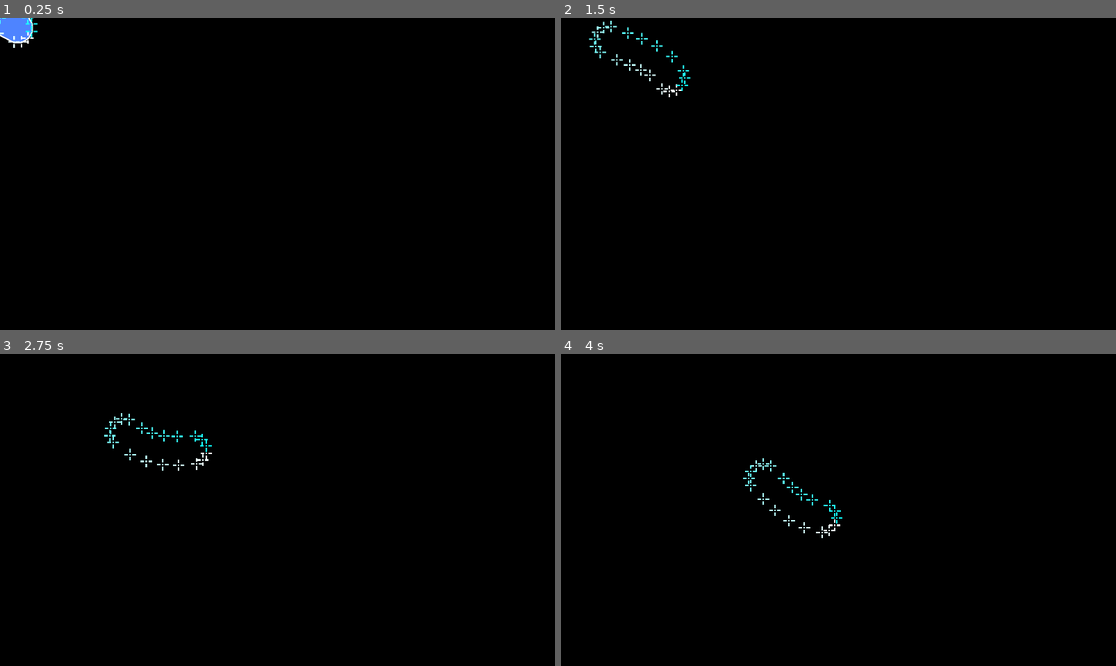
Above: before the commit, frames 1-4 (two rows, left to right).
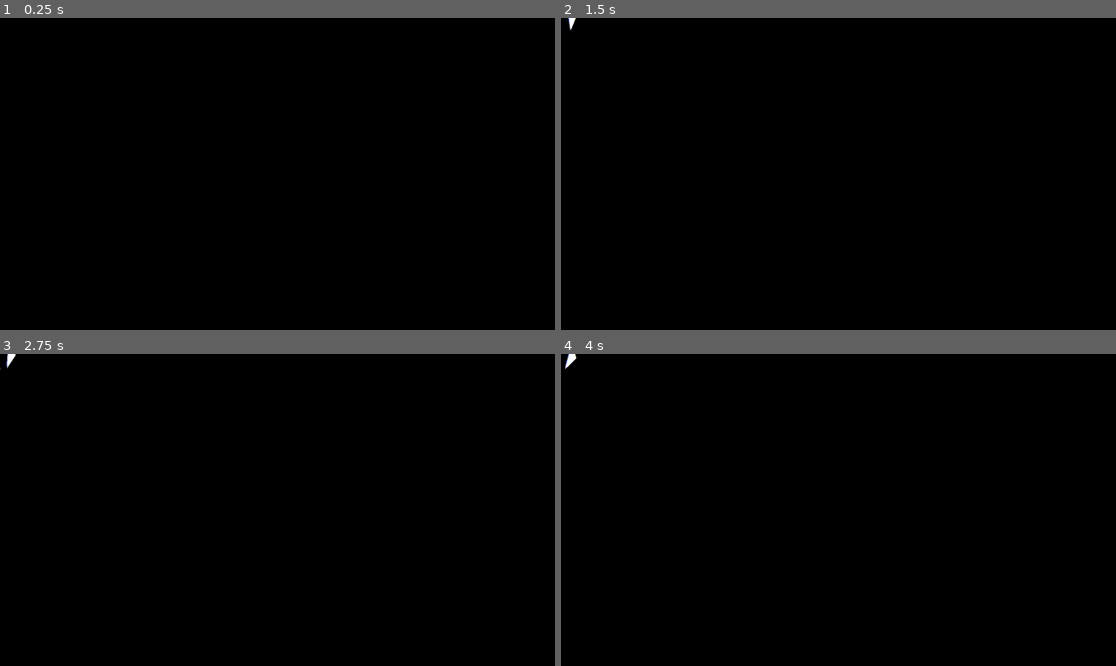
Above: after the commit, the same moments.

Repository: weedleeedle/worm-game
Game: Godot game, scene res://scene/test_scene/test_scene.tscn
The game is run twice, just before and just after one commit, with the same random seed, the same clock (stepped at 60 frames per second) and the same inputs.
Inputs (mouse positions are in pixels of both pictures, inside the frame that each line leads up to):
- Up to frame 1 (0.25 s): no input
- Up to frame 2 (1.5 s): move the mouse to (960, 158) at 0.52 s; move the mouse to (727, 189) at 1.27 s
- Up to frame 3 (2.75 s): move the mouse to (333, 441) at 2.02 s
- Up to frame 4 (4 s): move the mouse to (810, 572) at 2.77 s; move the mouse to (1005, 556) at 3.52 s

The runs differ from the first frame. In frame 1, 0.5% of the frame differs, in the area x 0-7%, y 0-10%; in frame 2, 0.4%; in frame 3, 0.4%; in frame 4, 0.4%.

Commit message:
Redid body rendering.
Body will now be drawn a sequence of polygons instead of just one.

This process isn't entirely working yet. Sometimes the polygons generate
wrong. We'll come back and fix it later, I'm sure.

Diff:
--- a/component/body_debug_renderer/body_debug_renderer.gd
+++ b/component/body_debug_renderer/body_debug_renderer.gd
@@ -11,10 +11,13 @@
 var num_points := -1
 
 func _process(delta: float) -> void:
+	return
+
+	# Ignore all of this for now lmao
 	if body_renderer == null:
 		return
 
-	var points := body_renderer.fill_points
+	var points = body_renderer.fill_points
 	# Figure out how many points we have and generate our points if we haven't yet
 	if num_points == -1:
 		num_points = points.size()
--- a/component/body_renderer/body_renderer.gd
+++ b/component/body_renderer/body_renderer.gd
@@ -4,6 +4,7 @@
 
 ## How many points to put on the head and tail. This number is doubled for raisins.
 static var END_RESOLUTION: int = 3
+static var ANGLE_INCREMENT: float = deg_to_rad(180.0/END_RESOLUTION)
 
 @export var outline_color: Color
 @export var fill_color: Color
@@ -14,9 +15,6 @@
 #@onready var fill_shape: Polygon2D = $FillShape
 #@onready var outline_shape: Polygon2D = $OutlineShape
 
-var fill_points: PackedVector2Array
-var outline_points: PackedVector2Array
-
 func _ready() -> void:
 	pass
 	#fill_shape.color = fill_color
@@ -26,71 +24,85 @@
 	if body == null:
 		return
 
-	fill_points = add_segment_points_head(body, 0)
-	outline_points = add_segment_points_head(body, outline_width)
+	#fill_points = add_segment_points_head(body, 0)
+	#outline_points = add_segment_points_head(body, outline_width)
 	queue_redraw()
 
 func _draw() -> void:
-	if !outline_points.is_empty():
-		draw_colored_polygon(outline_points, outline_color)
+	draw_segment_head(body)
 
-	if !fill_points.is_empty():
-		draw_colored_polygon(fill_points, fill_color)
+func draw_segment_head(segment: BodySegment) -> void:
 
-static func add_segment_points_recursive(segment: BodySegment, radius_offset: float, starting_points: PackedVector2Array, ending_points: PackedVector2Array) -> void:
+	var head_vector: Vector2
+	# If we ever have a one-segment body, we gotta do things a lil differently
+	if segment.child_segment == null:
+		# We can just point it straight up for RAISINS
+		head_vector = Vector2.UP
+	else:
+		# Head vector points in opposite direction of the tail.
+		head_vector = segment.tail_vector().rotated(deg_to_rad(180)).normalized()
 
-	# If this is the tail, switch to handling the end case
+	# Generate points!
+	var points: PackedVector2Array = []
+	var outline_points: PackedVector2Array = []
+	for i in END_RESOLUTION:
+		var point = head_vector.rotated(deg_to_rad(90) + ANGLE_INCREMENT * i) * segment.radius
+		var outline_point = head_vector.rotated(deg_to_rad(90) + ANGLE_INCREMENT * i) * (segment.radius + outline_width)
+		points.push_back(point)
+		outline_points.push_back(outline_point)
+
+	draw_colored_polygon(points, fill_color)
+	draw_colored_polygon(outline_points, outline_color)
+
+	# Now we draw the rest of the fucking owl
+	draw_segment(segment.child_segment)
+
+func draw_segment(segment: BodySegment) -> void:
 	if segment.child_segment == null:
-		add_segment_points_tail(segment, radius_offset, starting_points, ending_points)
+		# Switch to base/end case and render tail if this segment doesn't have a child.
+		draw_segment_tail(segment)
 		return
-	# Otherwise we recurse!
 
-	var offset_vector := (segment.head_vector().normalized() * (segment.radius + radius_offset)).rotated(deg_to_rad(90))
-	var anti_offset_vector := (segment.head_vector().normalized() * (segment.radius + radius_offset)).rotated(deg_to_rad(-90))
-	var point := segment.global_position + offset_vector
-	var anti_point := segment.global_position + anti_offset_vector
-	starting_points.push_back(point)
-	ending_points.push_back(anti_point)
+	var next_segment := segment.child_segment
+	var self_points := _get_perpendicular_points(segment, segment.radius)
+	var self_points_outline := _get_perpendicular_points(segment, segment.radius + outline_width)
+	var next_points := _get_perpendicular_points(next_segment, next_segment.radius)
+	var next_points_outline := _get_perpendicular_points(next_segment, next_segment.radius + outline_width)
+	self_points.append_array(next_points)
+	self_points_outline.append_array(next_points_outline)
+	if self_points.is_empty():
+		print("BUH??")
+		print(segment)
+	draw_colored_polygon(self_points, fill_color)
+	draw_colored_polygon(self_points_outline, outline_color)
 
-	add_segment_points_recursive(segment.child_segment, radius_offset, starting_points, ending_points)
+	draw_segment(next_segment)
 
-static func add_segment_points_head(segment: BodySegment, radius_offset: float) -> PackedVector2Array:
-	# Create the new points arrays!
-	var starting_points: PackedVector2Array = []
-	var ending_points: PackedVector2Array = []
-	# Put points on either "side" of the head.
+func draw_segment_tail(segment: BodySegment) -> void:
+	var tail_vector: Vector2
+	# If we ever have a one-segment body, we gotta do things a lil differently
+	if segment.parent_segment == null:
+		# We can just point it straight up for RAISINS
+		tail_vector = Vector2.DOWN
+	else:
+		# Head vector points in opposite direction of the tail.
+		tail_vector = segment.head_vector().rotated(deg_to_rad(180)).normalized()
 
-	var angle := deg_to_rad(90) / END_RESOLUTION
+	var points: PackedVector2Array = []
+	var outline_points: PackedVector2Array = []
+	for i in END_RESOLUTION:
+		var point = tail_vector.rotated(deg_to_rad(90) + ANGLE_INCREMENT * i) * segment.radius
+		var outline_point = tail_vector.rotated(deg_to_rad(90) + ANGLE_INCREMENT * i) * (segment.radius + outline_width)
+		points.push_back(point)
+		outline_points.push_back(outline_point)
 
-	for i in END_RESOLUTION:
-		var offset_vector := (segment.tail_vector().normalized().rotated(deg_to_rad(180)) * (segment.radius + radius_offset)).rotated(angle * i + angle/2)
-		var point := segment.global_position + offset_vector
-		starting_points.push_back(point)
+	draw_colored_polygon(points, fill_color)
+	draw_colored_polygon(outline_points, outline_color)
 
-		var anti_offset_vector := (segment.tail_vector().normalized().rotated(deg_to_rad(180)) * (segment.radius + radius_offset)).rotated(-angle * i - angle/2)
-		var anti_point := segment.global_position + anti_offset_vector
-		ending_points.push_back(anti_point)
+# Returns an array of ONLY TWO VECTORS!!!!!!!
+func _get_perpendicular_points(segment: BodySegment, distance: float) -> PackedVector2Array:
+	if segment.parent_segment == null:
+		push_error("Attempted to get perpendicular points for body segment without a head vector")
+		return []
 
-	# Okay now we recurse through all the body points.
-	if segment.child_segment:
-		add_segment_points_recursive(segment.child_segment, radius_offset, starting_points, ending_points)
-	# Unless for some reason we have a body with one node. That's fine we can work with this...
-	else:
-		add_segment_points_tail(segment, radius_offset, starting_points, ending_points)
-
-	# Now we aggregate all the points.
-	ending_points.reverse()
-	starting_points.append_array(ending_points)
-	return starting_points
-
-static func add_segment_points_tail(segment: BodySegment, radius_offset: float, starting_points: PackedVector2Array, ending_points: PackedVector2Array) -> void:
-	var angle := deg_to_rad(90) / END_RESOLUTION
-
-	for i in END_RESOLUTION:
-		var offset_vector := (segment.head_vector().normalized().rotated(deg_to_rad(180)) * (segment.radius + radius_offset)).rotated(angle * i + angle/2)
-		var point := segment.global_position + offset_vector
-		starting_points.push_back(point)
-
-		var anti_offset_vector := (segment.head_vector().normalized().rotated(deg_to_rad(180)) * (segment.radius + radius_offset)).rotated(-angle * i - angle/2)
-		var anti_point := segment.global_position + anti_offset_vector
-		ending_points.push_back(anti_point)
+	return [segment.head_vector().rotated(deg_to_rad(-90)).normalized() * distance, segment.head_vector().rotated(deg_to_rad(90)).normalized() * distance]
